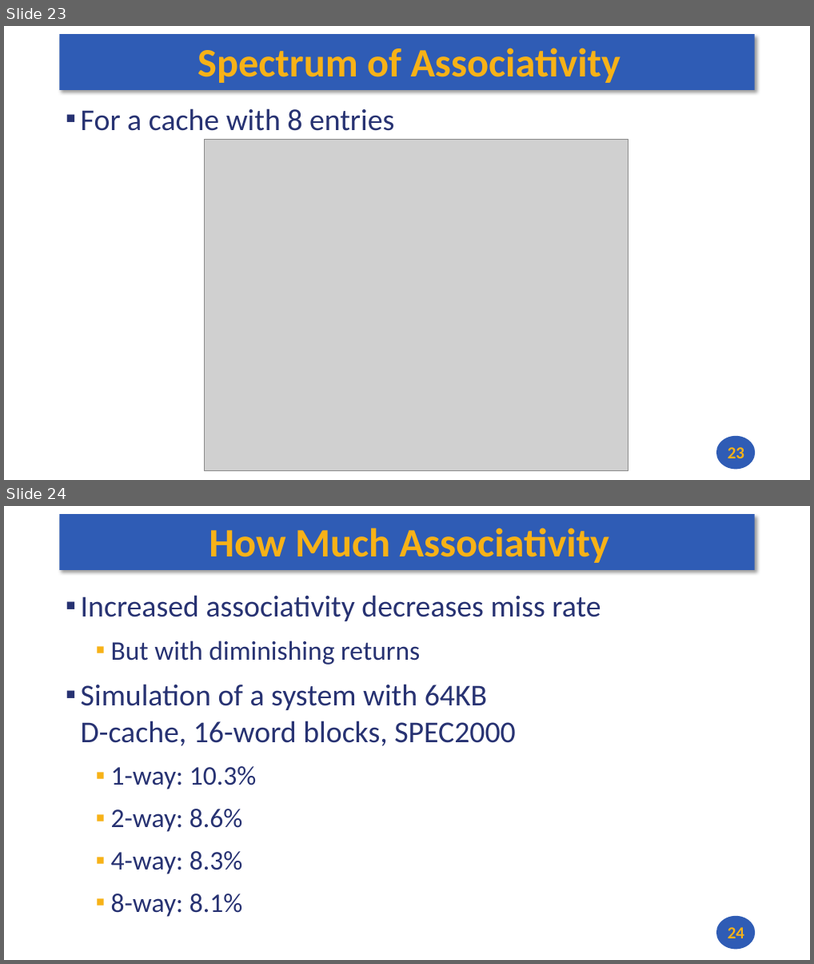
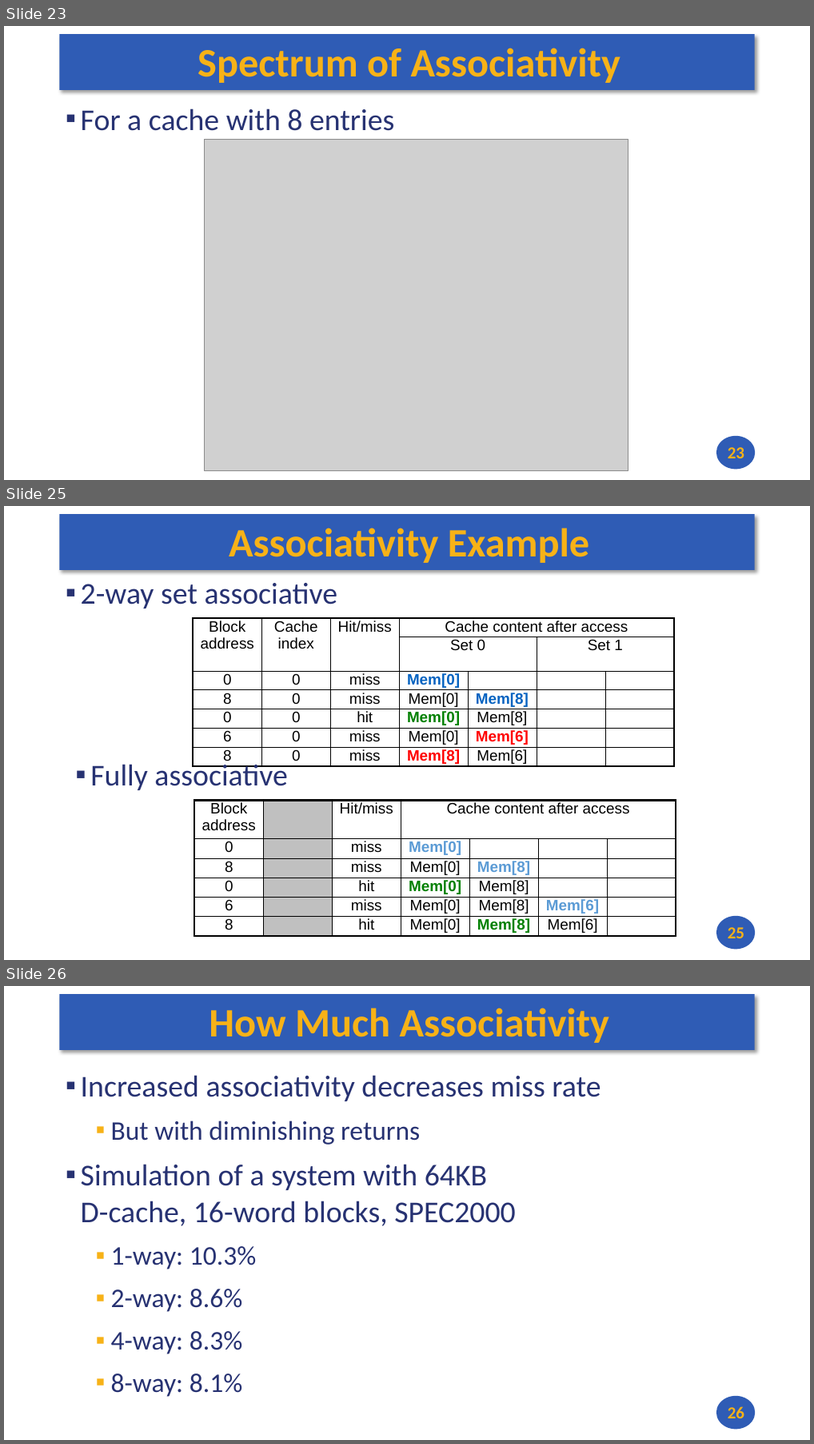
Before and after one commit to andrewt0301/hse-acos-course, a slide deck: docs/part1ca/11_Caches/CA_Lecture_11.pptx. Shown one above the other, each under a label of ours: slides 23 and 24 before the commit, slides 23, 25 and 26 after it; the slides between them are not shown. The pictures are 814x964 and 814x1444 pixels, drawn with LibreOffice and Linux fonts; fonts in the diff are those of the drawing; grey boxes stand for pictures. Boxes give left, top, right and bottom in pixels: in the first picture for what was removed or moved away, otherwise in the second. Text is boxed around its words. In the diff, an @@ line names an element or a change of style, - is before the commit and + after.

```diff
--- a/docs/part1ca/11_Caches/CA_Lecture_11.pptx
+++ b/docs/part1ca/11_Caches/CA_Lecture_11.pptx
@@ slide 25 added at (4,506,810,960), background #FFFFFF; not listed: 2 template elements that a slide beside it also shows @@
@@ title added at (229,528,590,563), 48 pt, text #F7B217, bold @@
+Associativity Example
@@ text added at (81,583,338,608), 36 pt, text #273272 @@
+▪ 2-way set associative
@@ table added at (194,618,676,932), 7 rows, 7 columns @@
+Block address | Cache index | Hit/miss | Cache content after access |  |  | 
+ |  |  | Set 0 |  | Set 1 | 
+0 | 0 | miss | Mem[0] |  |  | 
+8 | 0 | miss | Mem[0] | Mem[8] |  | 
+0 | 0 | hit | Mem[0] | Mem[8] |  | 
+6 | 0 | miss | Mem[0] | Mem[6] |  | 
+8 | 0 | miss | Mem[8] | Mem[6] |  | 
@@ text added at (90,760,288,790), 36 pt, text #273272 @@
+▪ Fully associative
@@ table added at (194,800,678,936), 6 rows, 7 columns @@
+Block address |  | Hit/miss | Cache content after access |  |  | 
+0 |  | miss | Mem[0] |  |  | 
+8 |  | miss | Mem[0] | Mem[8] |  | 
+0 |  | hit | Mem[0] | Mem[8] |  | 
+6 |  | miss | Mem[0] | Mem[8] | Mem[6] | 
+8 |  | hit | Mem[0] | Mem[8] | Mem[6] | 
@@ page number added at (728,927,745,938), 20 pt, text #F7B217, bold @@
+25
@@ what was slide 24 is now slide 26 @@
@@ page number at (728,1406,745,1418): text changed @@
-24
+26
```
Also in this commit, not shown: 1 slide changed, 2 other slides added, 1 other file.
